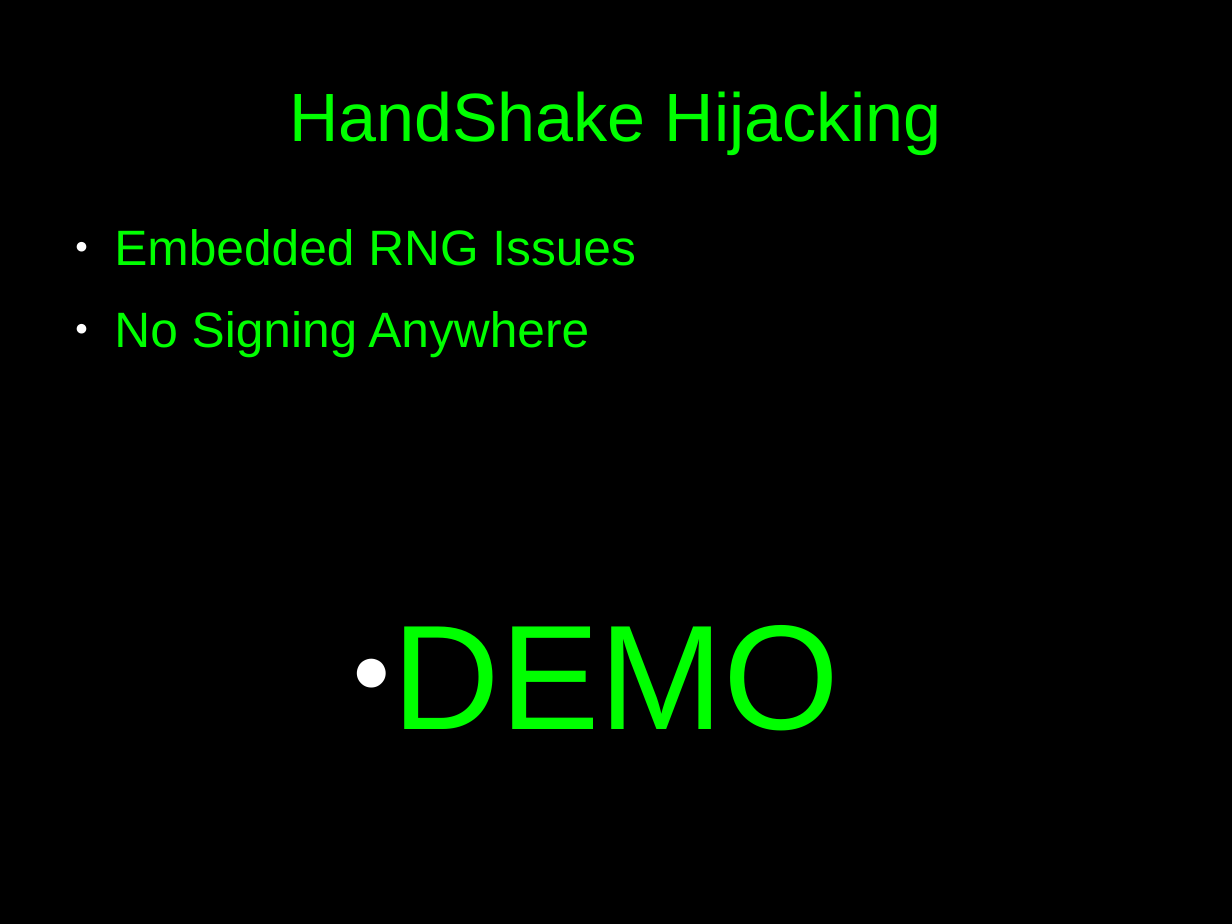
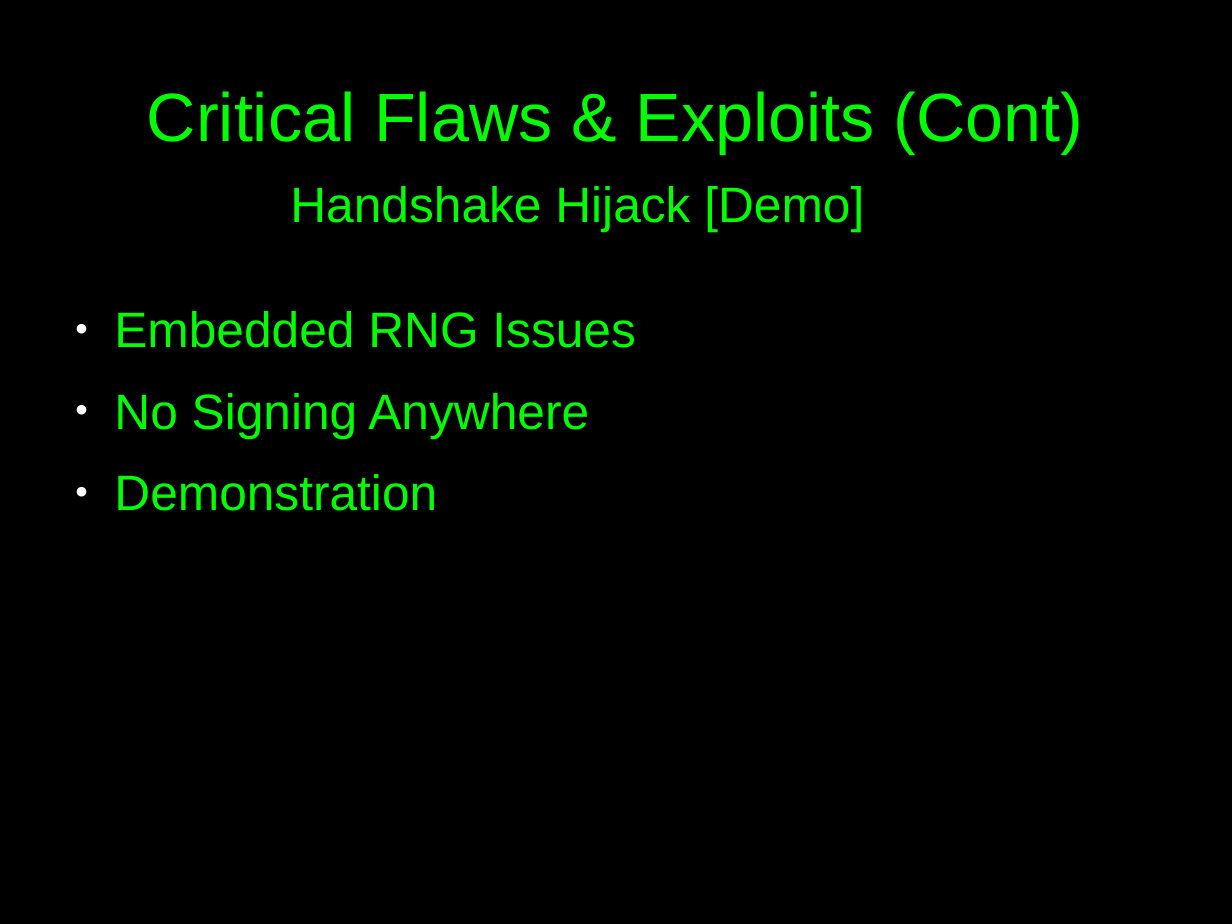
Before and after one commit to c00w/Crypto-Final-Project, a slide deck: slide 15 of Attack Presentation.odp (slide 12 before the commit). Drawn at 1232x924 pixels with LibreOffice and Linux fonts; fonts in the diff are those of the drawing. Boxes give left, top, right and bottom in pixels: in the first picture for what was removed or moved away, otherwise in the second. Text is boxed around its words. In the diff, an @@ line names an element or a change of style, - is before the commit and + after.

```diff
--- a/Attack Presentation.odp
+++ b/Attack Presentation.odp
@@ title at [147,91,1084,153]: text changed @@
-HandShake Hijacking
+Critical Flaws & Exploits (Cont)
@@ text added at [290,186,864,232], 32 pt, text #00FF00 @@
+Handshake Hijack [Demo]
@@ text at [114,474,437,511]: text changed; size 96 to 32 pt @@
-          ● DEMO
+● Demonstration
```
Also in this commit, not shown: 5 other slides changed, 9 slides added, 6 slides removed, 2 other files.
